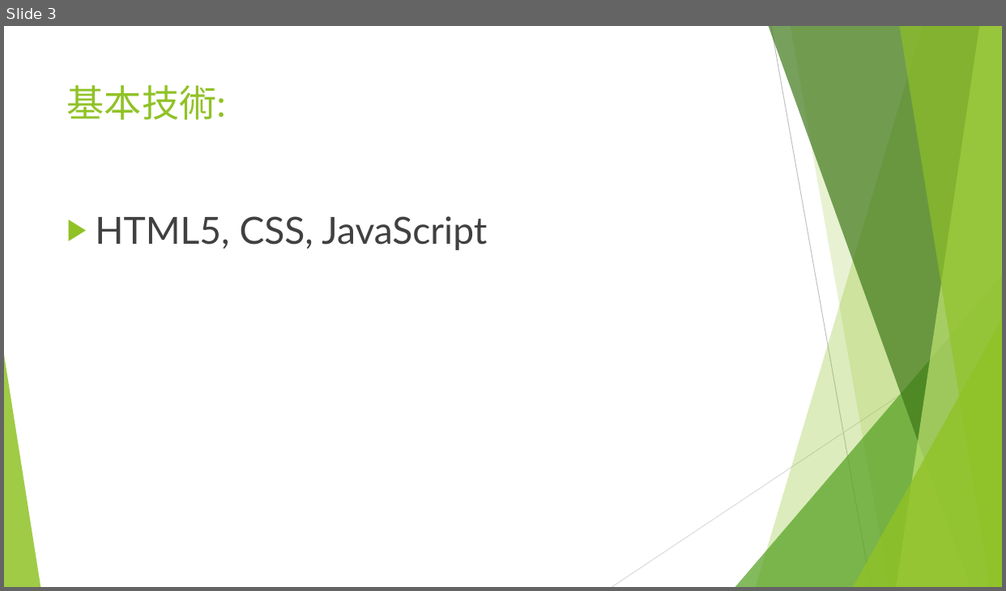
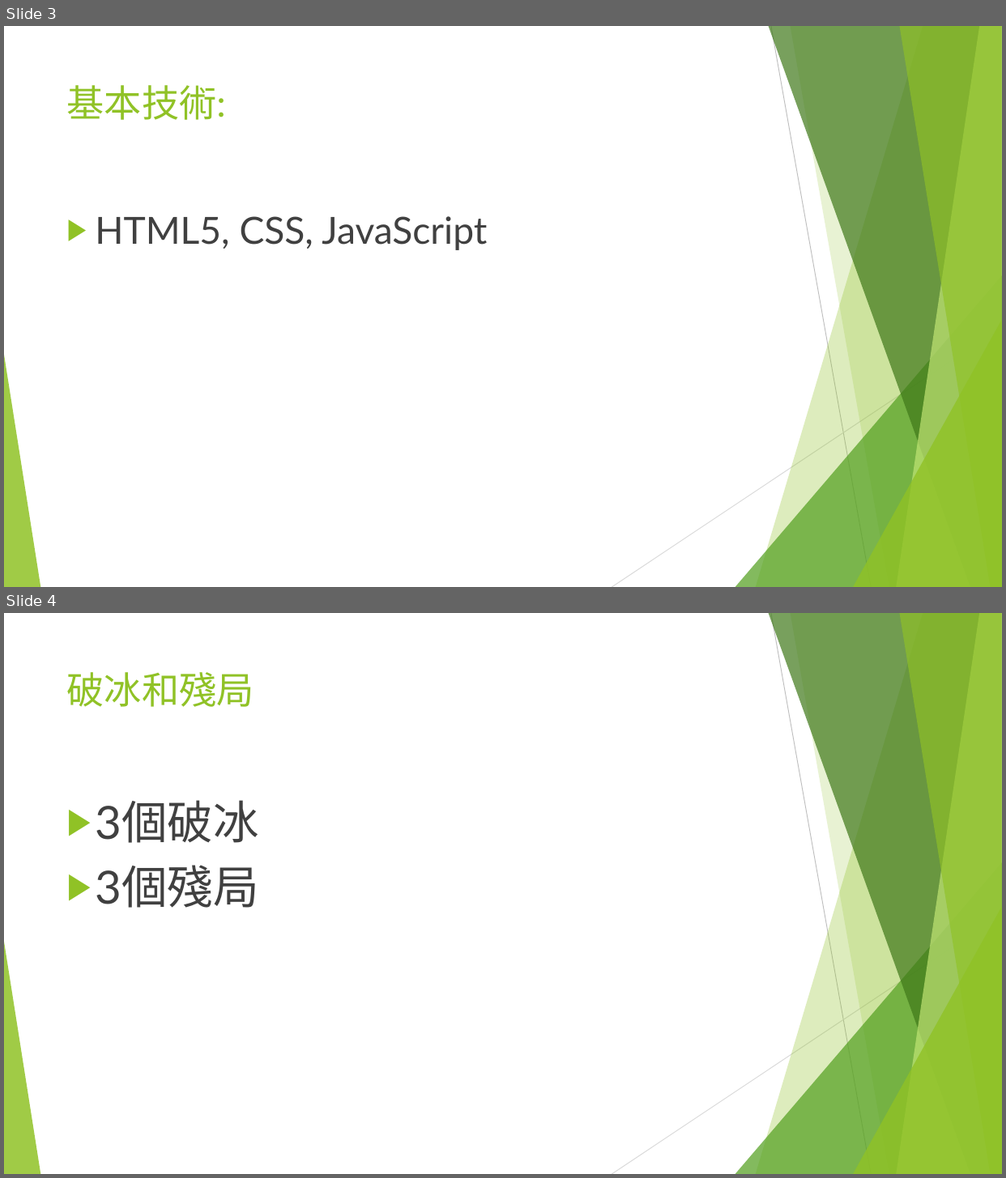
Before and after one commit to desk661234/BigGww, a slide deck: 拉密-00757014+00757009.pptx. Shown one above the other, each under a label of ours: slide 3 before the commit, slides 3 and 4 after it. The pictures are 1006x591 and 1006x1178 pixels, drawn with LibreOffice and Linux fonts; fonts in the diff are those of the drawing. Boxes give left, top, right and bottom in pixels: in the first picture for what was removed or moved away, otherwise in the second. Text is boxed around its words. In the diff, an @@ line names an element or a change of style, - is before the commit and + after.

```diff
--- a/拉密-00757014+00757009.pptx
+++ b/拉密-00757014+00757009.pptx
@@ slide 4 added at (4, 613, 1002, 1174), background #FFFFFF; not listed: 10 template elements that a slide beside it also shows @@
@@ title added at (67, 672, 254, 707), 36 pt, text #90C226 @@
+破冰和殘局
@@ text added at (95, 800, 258, 908), 44 pt, text #404040 @@
+▶ 3個破冰
+▶ 3個殘局
```
Also in this commit, not shown: 1 slide changed, 1 slide removed.
